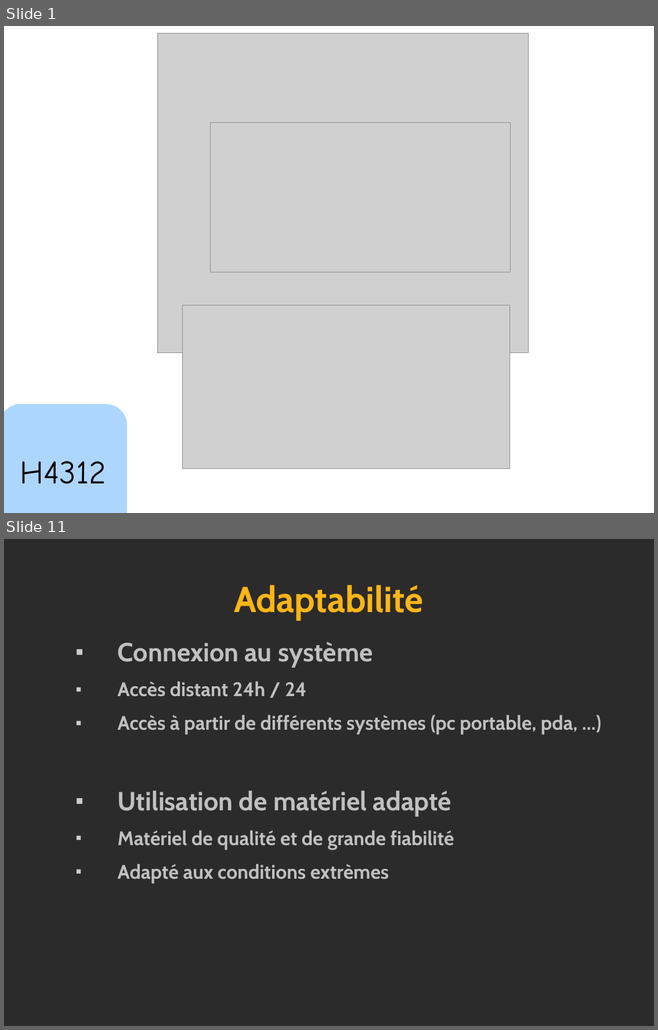
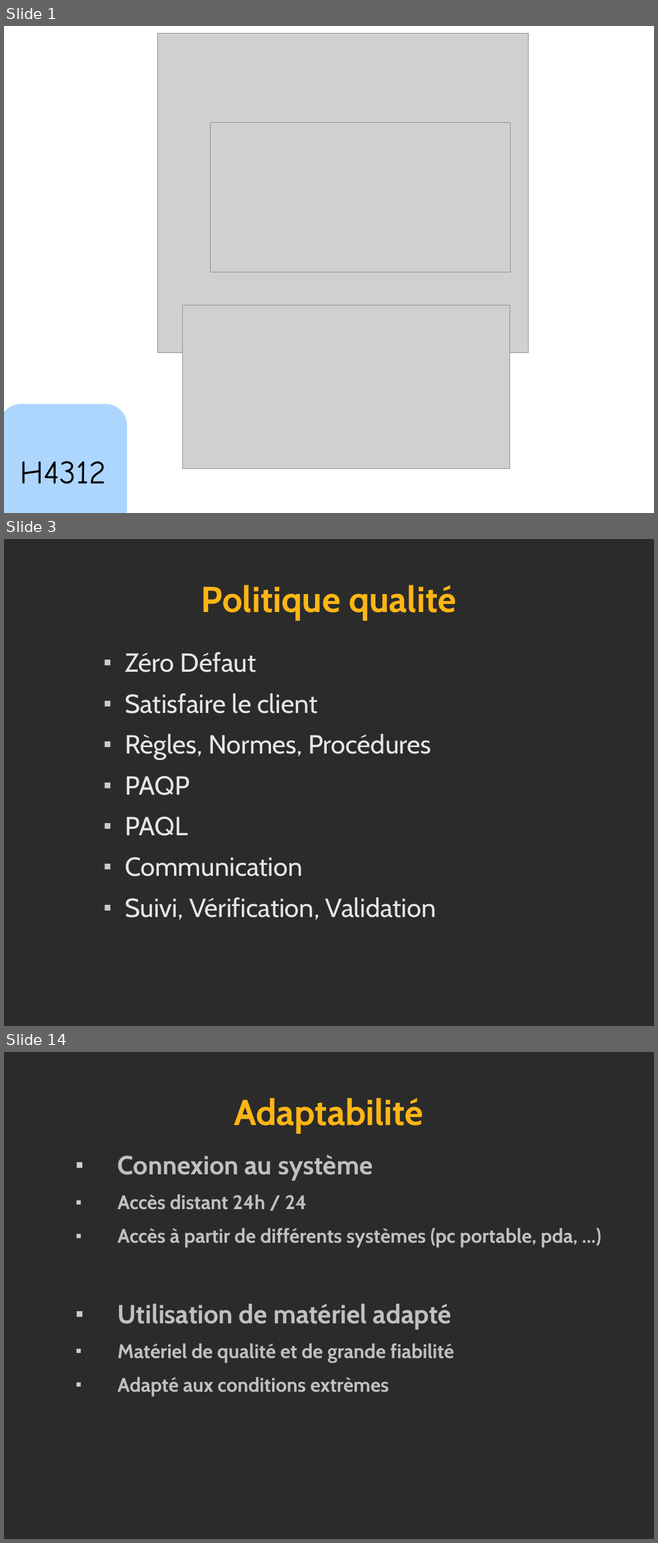
Before and after one commit to leandromattioli/projetIngenierie, a slide deck: Perso_CdP/RevueFinale/RevueFinale.odp. Shown one above the other, each under a label of ours: slides 1 and 11 before the commit, slides 1, 3 and 14 after it; the slides between them are not shown. The pictures are 658x1030 and 658x1543 pixels, drawn with LibreOffice and Linux fonts; fonts in the diff are those of the drawing; grey boxes stand for pictures; background and template pictures are left out; a plain dark background stands for a picture behind light text. Boxes give left, top, right and bottom in pixels: in the first picture for what was removed or moved away, otherwise in the second. Text is boxed around its words. In the diff, an @@ line names an element or a change of style, - is before the commit and + after.

```diff
--- a/Perso_CdP/RevueFinale/RevueFinale.odp
+++ b/Perso_CdP/RevueFinale/RevueFinale.odp
@@ slide 3 added at (4,539,654,1026), background picture (left out) @@
@@ title added at (201,585,456,620), 44 pt, text #FFB515, bold @@
+Politique qualité
@@ text added at (125,652,436,920), 32 pt, text #E6E6E6 @@
+  ■ Zéro Défaut
+  ■ Satisfaire le client
+  ■ Règles, Normes, Procédures
+  ■ PAQP
+  ■ PAQL
+  ■ Communication
+  ■ Suivi, Vérification, Validation
@@ what was slide 11 is now slide 14 @@
```
Also in this commit, not shown: 10 slides changed, 3 other slides added, 1 slide removed, 20 other files.
